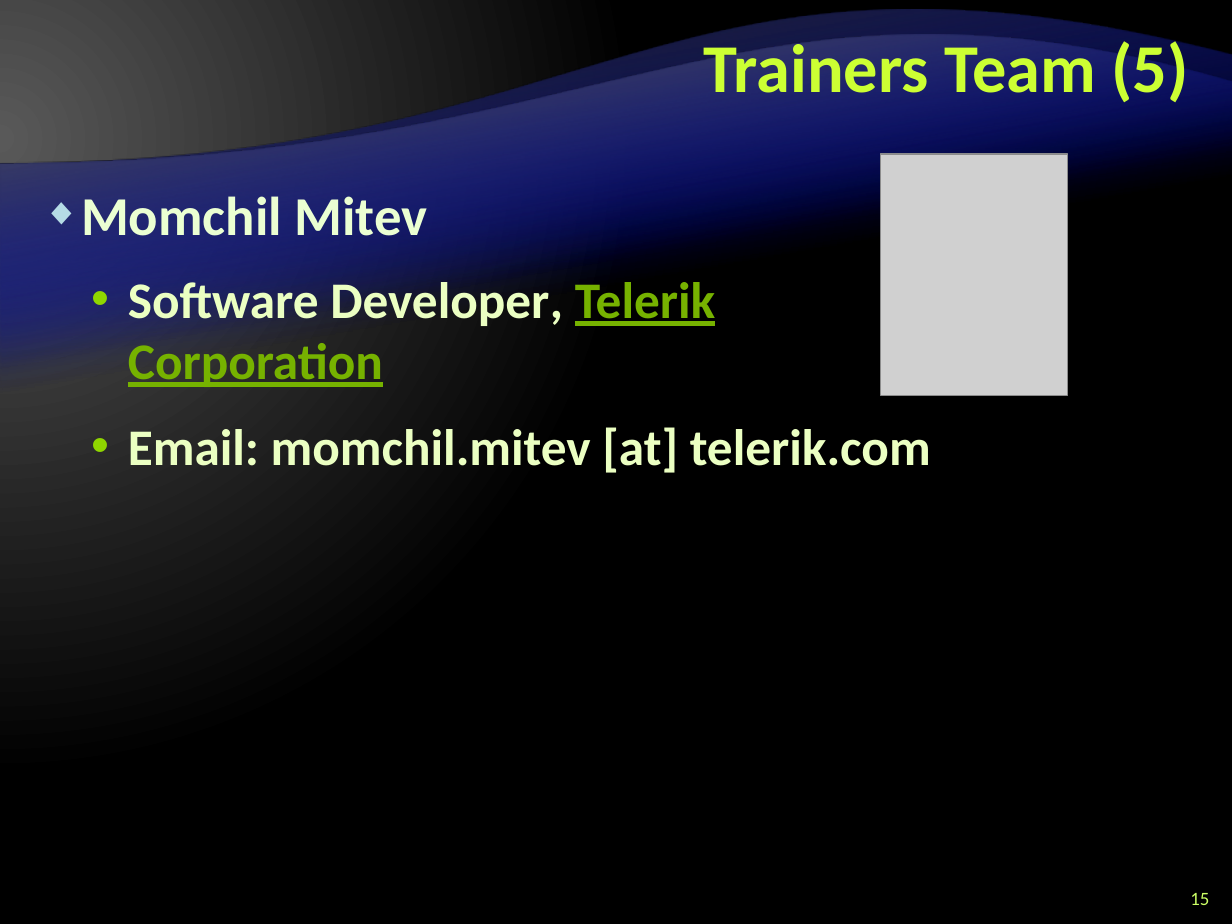
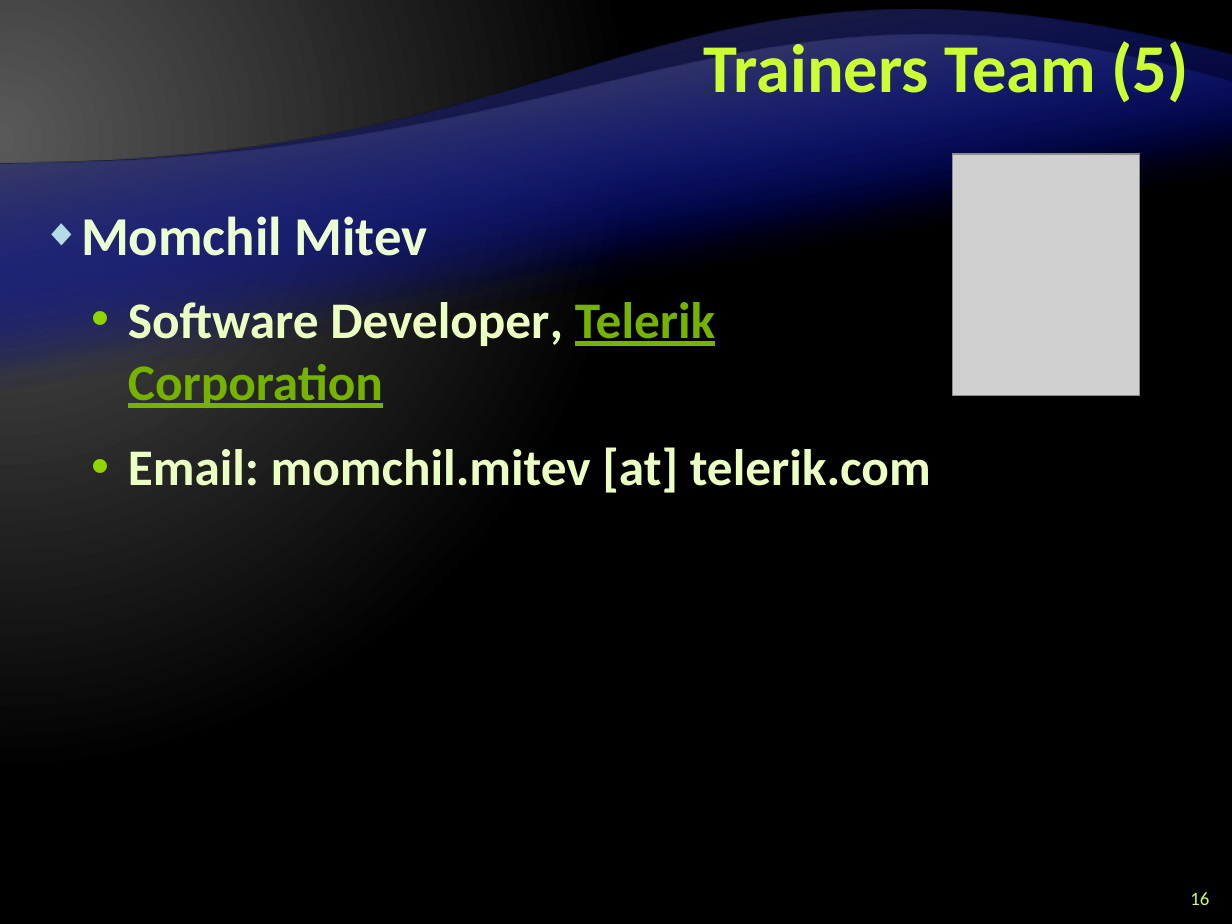
Before and after one commit to Graveheart/aspnetcourse, a slide deck: slide 16 of 2010/lectures/0. Course Introduction.pptx (slide 15 before the commit). Drawn at 1232x924 pixels with LibreOffice and Linux fonts; fonts in the diff are those of the drawing; grey boxes stand for pictures; background and template pictures are left out. Boxes give left, top, right and bottom in pixels: in the first picture for what was removed or moved away, otherwise in the second. Text is boxed around its words. In the diff, an @@ line names an element or a change of style, - is before the commit and + after.

Commit message:
Added few photos; Completed the lectures 0 and 1

```diff
--- a/2010/lectures/0. Course Introduction.pptx
+++ b/2010/lectures/0. Course Introduction.pptx
@@ picture: place and size @@
-picture at [881, 154, 1068, 395]
+picture at [952, 154, 1140, 395]
@@ text "Momchil Mitev": place and size @@
-text "Momchil Mitev" at [81, 196, 716, 387]
+text "Momchil Mitev" at [81, 216, 716, 408]
@@ text "Email: momchil.mitev [at] telerik.com": place and size @@
-text "Email: momchil.mitev [at] telerik.com" at [128, 427, 931, 473]
+text "Email: momchil.mitev [at] telerik.com" at [128, 447, 931, 493]
@@ page number at [1190, 892, 1209, 905]: text changed @@
-15
+16
```
Also in this commit, not shown: 12 other slides changed, 1 slide added, 4 other files.
